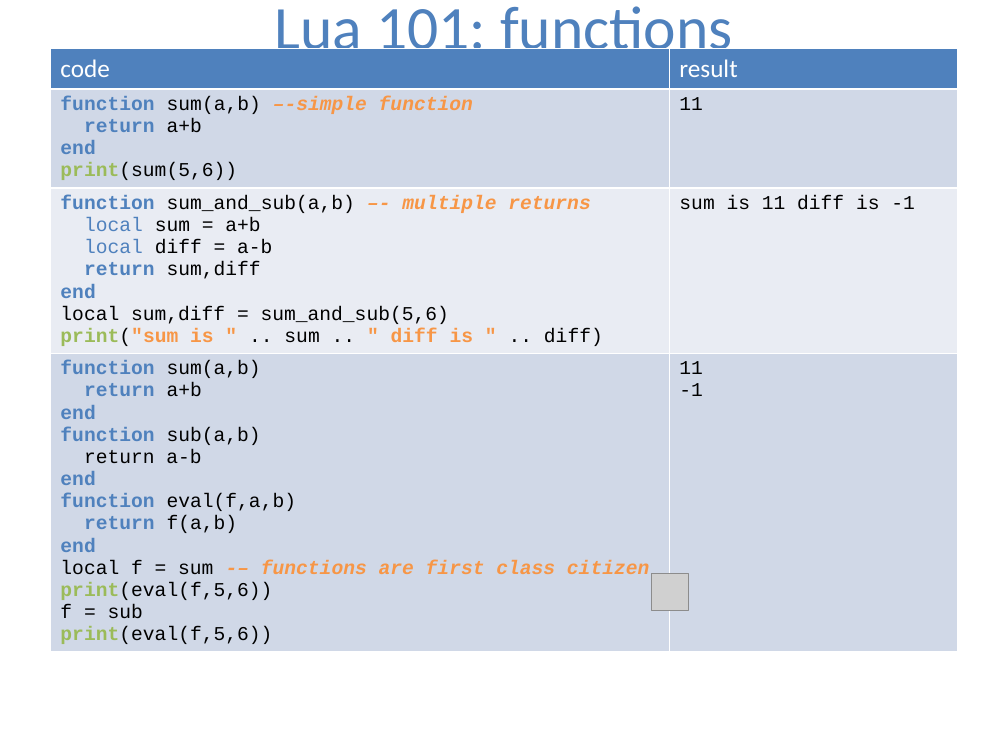
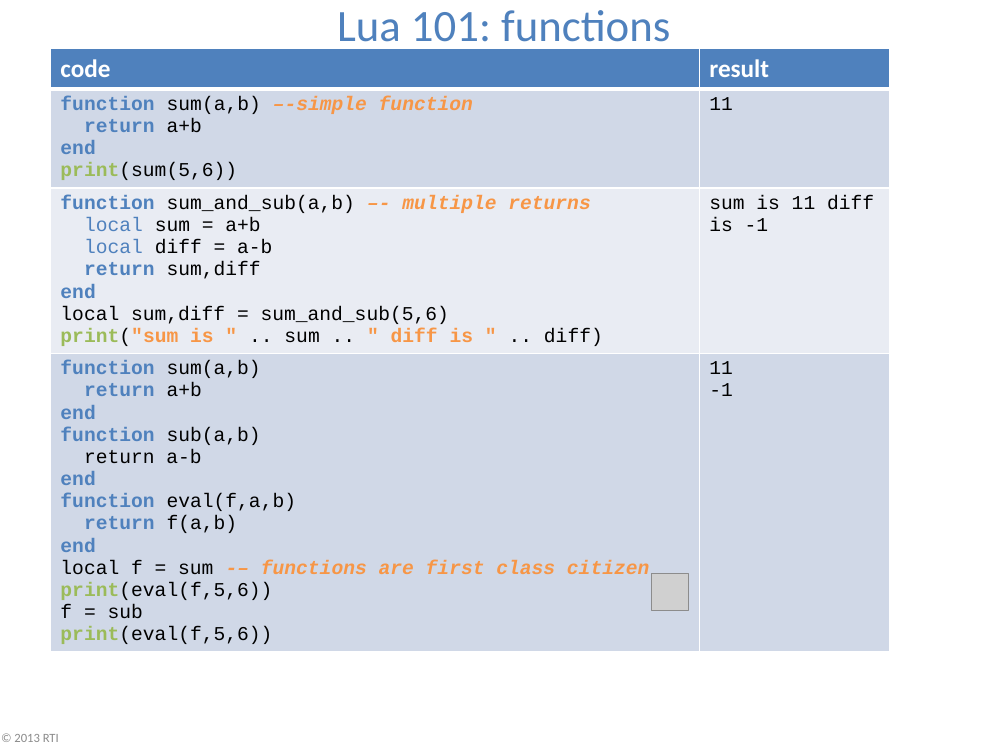
Before and after one commit to gianpiero/foo, a slide deck: slide 3 of doc/Lua101CheatSheet.pptx. Drawn at 1008x756 pixels with LibreOffice and Linux fonts; fonts in the diff are those of the drawing; grey boxes stand for pictures; background and template pictures are left out. Boxes give left, top, right and bottom in pixels: in the first picture for what was removed or moved away, otherwise in the second. Text is boxed around its words. In the diff, an @@ line names an element or a change of style, - is before the commit and + after.

```diff
--- a/doc/Lua101CheatSheet.pptx
+++ b/doc/Lua101CheatSheet.pptx
@@ title "Lua 101: functions" at (x1=337, y1=10, x2=670, y2=53): size 44 to 32 pt; line spacing 1 to 36pt @@
@@ table at (x1=50, y1=48, x2=890, y2=683) @@
@@ bold on in "code", "result" @@
@@ table resized from (x1=50, y1=48, x2=958, y2=683) to (x1=50, y1=48, x2=890, y2=683) @@
@@ text added at (x1=14, y1=734, x2=59, y2=742), 9 pt, text #8C8C8C @@
+© 2013 RTI
```
Also in this commit, not shown: 3 other slides changed, 2 other files.
